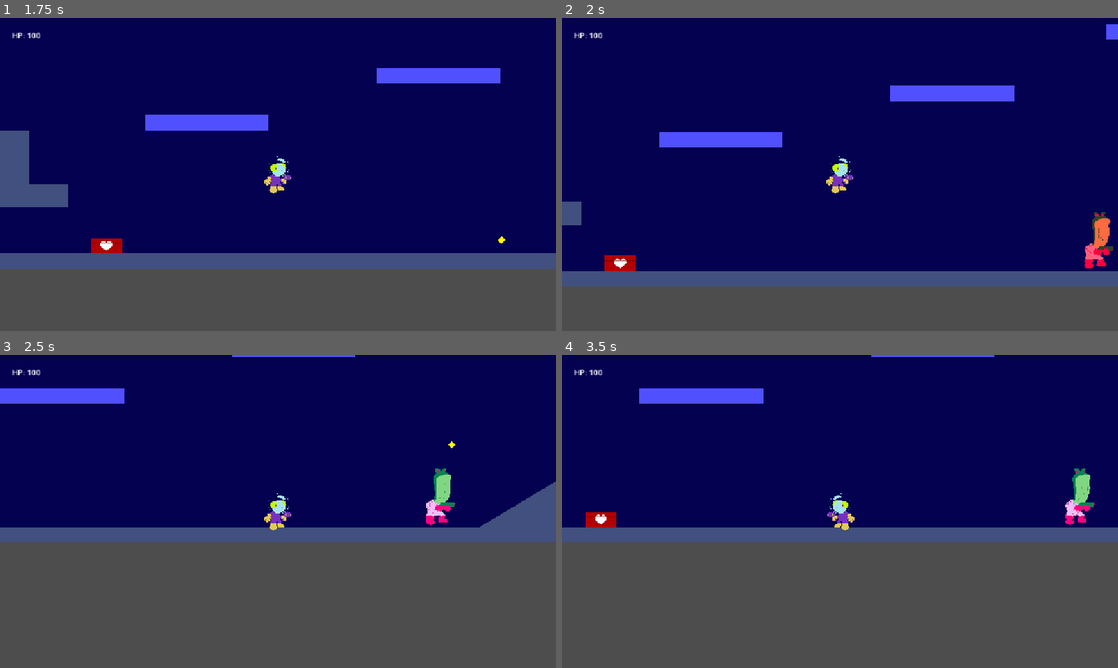
Above: before the commit, frames 1-4 (two rows, left to right).
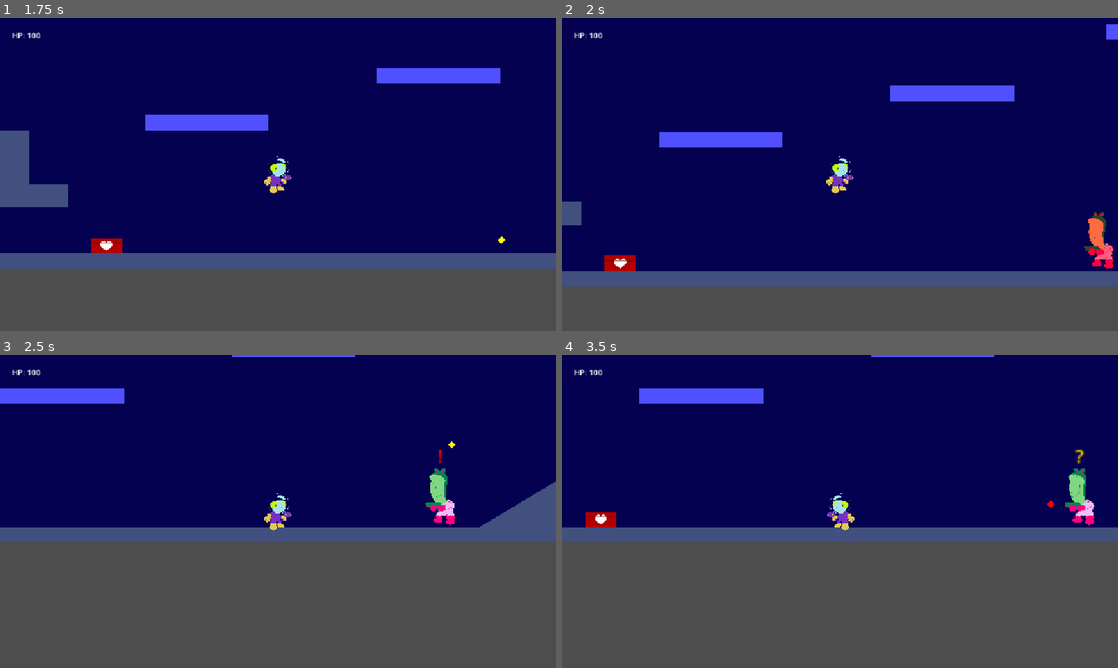
Above: after the commit, the same moments.

Repository: kv-mod3/FightClub-SpacePirates
Game: Godot game, scene res://levels/title_menu.tscn
Same seed, same stepped clock (60 frames per second), same inputs: the game is played once before the commit and once after it.
Inputs:
- Up to frame 1 (1.75 s): click "Debug Level" at 0.5 s; tap Enter (shoot) at 1.25, 1.35 s; hold D (right) from 1.28 s (still down); tap Space (jump) at 1.52 s
- Up to frame 2 (2 s): keep holding D (right)
- Up to frame 3 (2.5 s): keep holding D (right); tap Enter (shoot) at 2.1 s; tap Space (jump) at 2.27 s
- Up to frame 4 (3.5 s): release D (right) at 2.78 s; hold A (left) from 2.78 s (still down); tap Enter (shoot) at 2.85 s

Frame 1 is identical in both runs. In frame 2, 0.5% of the frame differs, in the area x 94-100%, y 62-80%; in frame 3, 0.5%; in frame 4, 0.6%, in the area x 87-96%, y 30-55%.

Commit message:
more enemy additions & fixes

Diff:
--- a/project-space-pirates/levels/level_debug.tscn
+++ b/project-space-pirates/levels/level_debug.tscn
@@ -40,19 +40,18 @@
 
 [node name="PirateEnemy" parent="Enemies" instance=ExtResource("2_03qpd")]
 position = Vector2(248, 0)
-initial_direction = 1
 
 [node name="PirateEnemy2" parent="Enemies" instance=ExtResource("2_03qpd")]
 position = Vector2(752, -128)
-initial_direction = 1
+mode = 1
 
 [node name="PirateEnemy3" parent="Enemies" instance=ExtResource("2_03qpd")]
 position = Vector2(824, -168)
-initial_direction = 1
+mode = 1
 
 [node name="PirateEnemy4" parent="Enemies" instance=ExtResource("2_03qpd")]
 position = Vector2(912, -104)
-initial_direction = 1
+mode = 1
 
 [node name="Objects" type="Node" parent="."]
 
--- a/project-space-pirates/objects/enemies/PirateEnemy/pirate_enemy.gd
+++ b/project-space-pirates/objects/enemies/PirateEnemy/pirate_enemy.gd
@@ -27,6 +27,7 @@
 var direction: Vector2
 var instinct_to_jump: bool = false
 var target: Node2D # Starts with a value of null on load. Currently unused.
+var is_shooting: bool = false
 var taking_damage: bool = false
 
 
@@ -58,6 +59,10 @@
 
 func state_controller() -> void:
 	match current_state:
+		State.IDLE:
+			pass
+			# if target and not is_shooting:
+				# current_state = State.SHOOT
 		State.MOVE:
 			move()
 			if instinct_to_jump == false:
@@ -67,7 +72,8 @@
 			jump()
 			current_state = State.MOVE
 		State.SHOOT:
-			shoot(3)
+			is_shooting = true
+			shoot()
 			current_state = State.IDLE
 
 
@@ -110,16 +116,22 @@
 	if current_state == State.MOVE: # Enemy only jumps if not moving.
 		current_state = State.JUMP
 
+func shoot() -> void:
+	await bullet_create(3)
+	print("Burst fire ended.")
 
-func shoot(bullet_amount: int) -> void:
-	for number in range(bullet_amount):
+
+func bullet_create(amount: int) -> void:
+	for index in range(amount):
 		await get_tree().create_timer(0.2).timeout
 		var b = bullet.instantiate()
 		get_owner().call_deferred("add_child", b)
 		b.transform = $MuzzleMarker.global_transform
+		print("Bullet #", index)
 
 
 func take_damage(damage: float) -> void:
+	# TODO: Have enemy move forward if shot.
 	if taking_damage == false: # Prevents the enemy from taking too many instances of damage while the code runs.
 		taking_damage = true
 		health -= damage
@@ -145,22 +157,31 @@
 
 
 func _on_detection_area_2d_body_entered(body: Node2D) -> void:
-	if body is Player:
+	if body is Player and not target: # If Player detected, and the enemy had no target:
+		target = body # Sets Player as the target.
+		$AttentionLabel.text = "!"
+		$AttentionLabel.label_settings.font_color = Color(1, 0, 0)
 		$AttentionLabel.visible = true
 		current_state = State.IDLE
 		velocity = Vector2(0, 0) # Stops enemy movement. BUG: Enemy falls down slower if caught in middle of jump.
+		print("Enemy detected Player.")
 		await get_tree().create_timer(1).timeout
 		$AttentionLabel.visible = false
 		current_state = State.SHOOT
-		# target = body # Sets the enemy's target.
-		print("Enemy detected Player.")
+
 
 # BUG: If player exits detection during shoot(), then enemy never returns to MOVE state.
 # May need to use a loop for checking for body overlapping.
 func _on_detection_area_2d_body_exited(body: Node2D) -> void:
 	if body is Player:
+		target = null
 		print("Enemy lost sight of Player.")
 		# TODO: Check if there's anything that could be done for stationary enemies.
+		$AttentionLabel.text = "?"
+		$AttentionLabel.label_settings.font_color = Color(0.95, 0.8, 0)
+		$AttentionLabel.visible = true
+		await get_tree().create_timer(1).timeout
+		$AttentionLabel.visible = false
 		if mode == EnemyMode.ROAMING:
 			$DirectionTimer.wait_time = 5
 			current_state = State.MOVE
--- a/project-space-pirates/objects/enemies/PirateEnemy/pirate_enemy.tscn
+++ b/project-space-pirates/objects/enemies/PirateEnemy/pirate_enemy.tscn
@@ -49,12 +49,13 @@
 
 [node name="AttentionLabel" type="Label" parent="."]
 visible = false
-offset_left = 16.0
+offset_left = -8.0
 offset_top = -56.0
-offset_right = 24.0
+offset_right = 8.0
 offset_bottom = -24.0
 text = "!"
 label_settings = SubResource("LabelSettings_5t8oi")
+horizontal_alignment = 1
 
 [connection signal="timeout" from="DirectionTimer" to="." method="_on_direction_timer_timeout"]
 [connection signal="timeout" from="JumpingTimer" to="." method="_on_jumping_timer_timeout"]
--- a/project-space-pirates/objects/player/PlayerPlatformer/player_platformer.gd
+++ b/project-space-pirates/objects/player/PlayerPlatformer/player_platformer.gd
@@ -67,8 +67,8 @@
 	# TODO: Add sound effects.
 	PlayerVariables.health -= damage
 	$CanvasLayer/HealthLabel.text = "HP: %d" % PlayerVariables.health
-	print("Player took %d damage!" % damage)
-	print("Current Player HP: ", PlayerVariables.health)
+	print("Player took %d damage!" % damage, " Current HP: ", PlayerVariables.health)
+	# TODO Add death function on this line.
 
 
 func restore_health(health) -> void:
